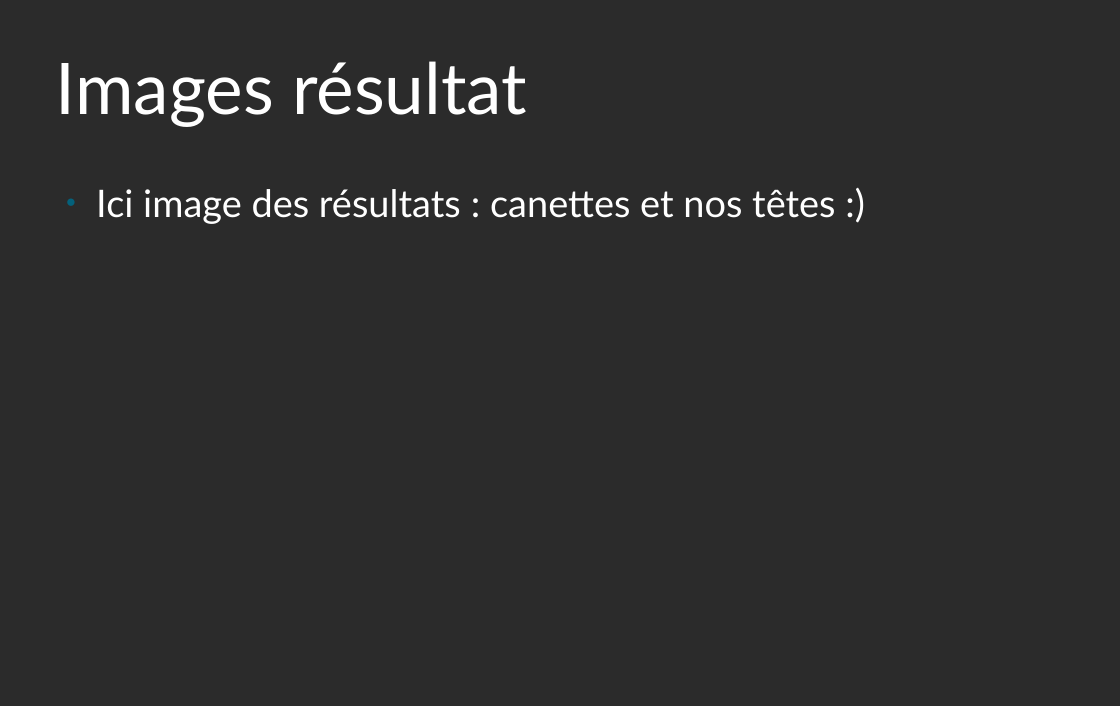
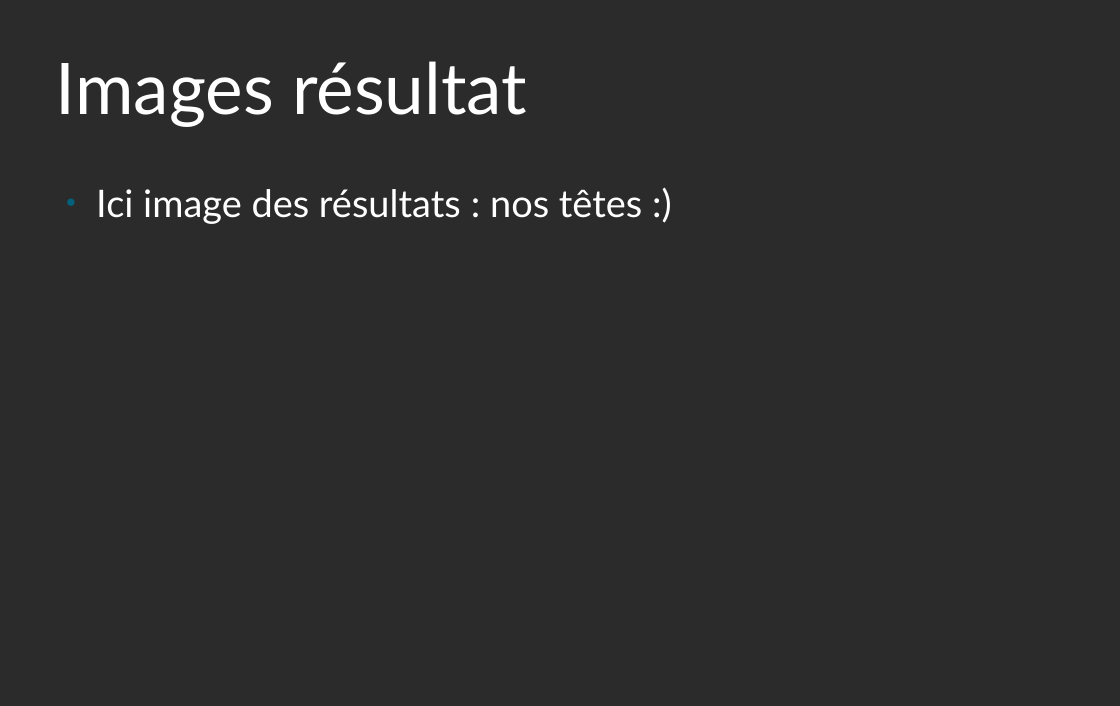
Before and after one commit to yannou38/ImageFusion, a slide deck: slide 10 of presM2M.odp (slide 5 before the commit). Drawn at 1120x706 pixels with LibreOffice and Linux fonts; fonts in the diff are those of the drawing; background and template pictures are left out; a plain dark background stands for a picture behind light text. Boxes give left, top, right and bottom in pixels: in the first picture for what was removed or moved away, otherwise in the second. Text is boxed around its words. In the diff, an @@ line names an element or a change of style, - is before the commit and + after.

Commit message:
images + détails slide algo

```diff
--- a/presM2M.odp
+++ b/presM2M.odp
@@ text at bbox=[96, 189, 642, 224]: text changed @@
-● Ici image des résultats : canettes et nos têtes :)
+● Ici image des résultats : nos têtes :)
```
Also in this commit, not shown: 2 other slides changed, 7 slides added, 1 slide removed, 5 other files.
